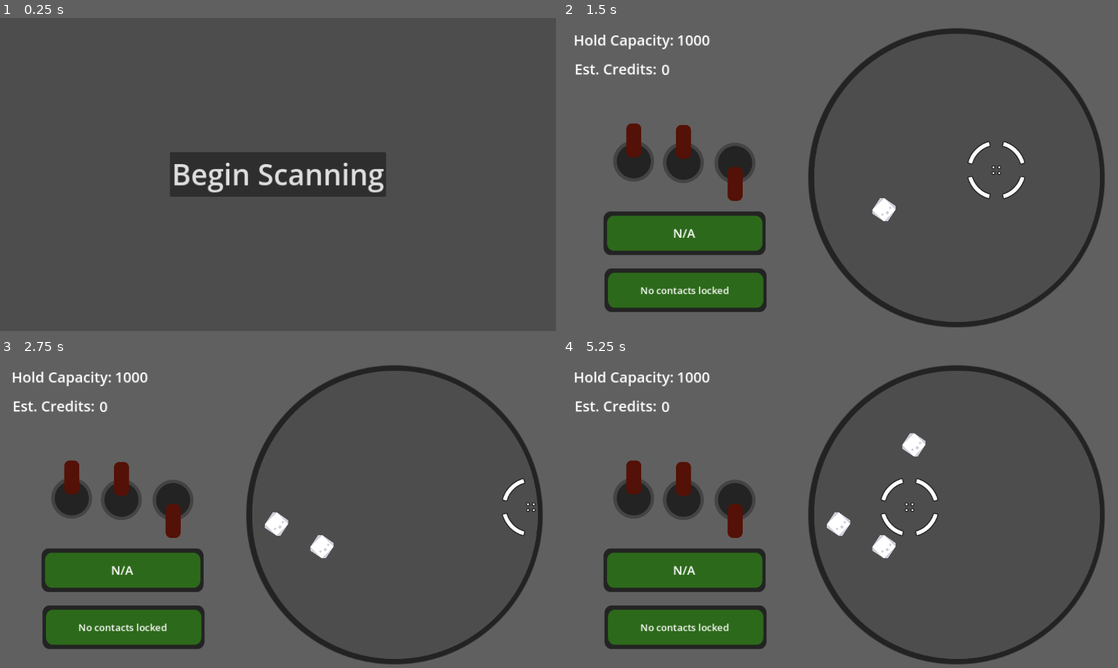
Above: before the commit, frames 1-4 (two rows, left to right).
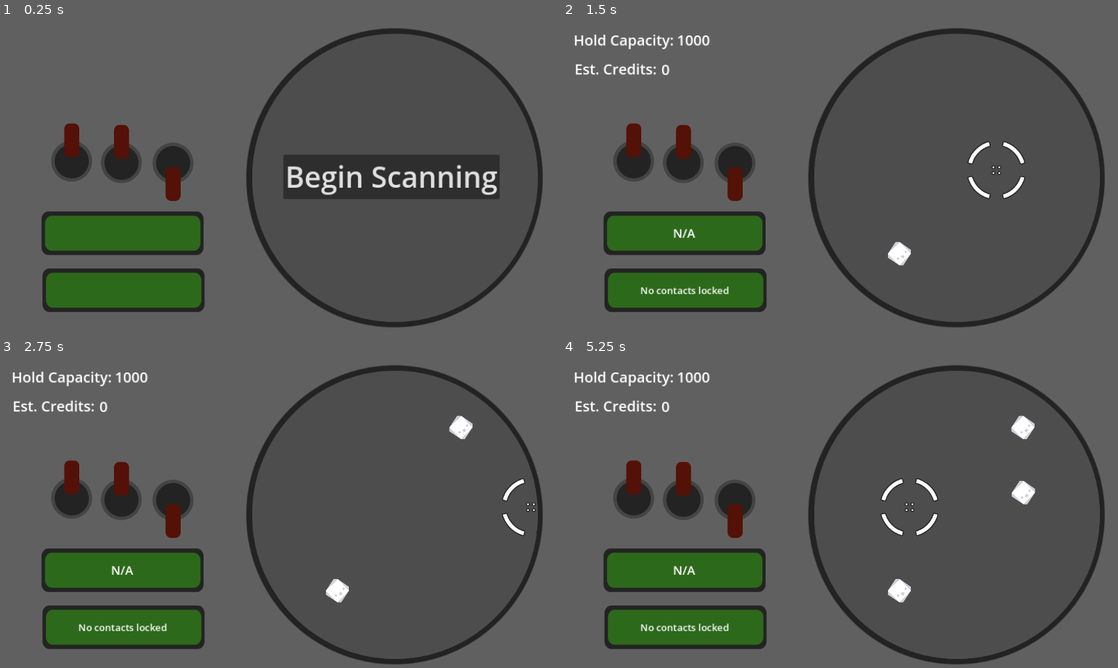
Above: after the commit, the same moments.

Repository: ubcs-io/simple_scanner
Game: Godot game, scene res://main.tscn
The game is run twice, just before and just after one commit, with the same random seed, the same clock (stepped at 60 frames per second) and the same inputs.
Inputs:
- Up to frame 1 (0.25 s): no input
- Up to frame 2 (1.5 s): click "Begin Scanning" at 0.5 s; tap Enter at 1.25 s; hold D (move_right) from 1.28 s (still down); hold Space (space) from 1.28 s (still down)
- Up to frame 3 (2.75 s): release D (move_right) at 2.03 s; release Space (space) at 2.03 s; hold S (move_down) from 2.03 s (still down); tap Space (space) at 2.1 s
- Up to frame 4 (5.25 s): tap Space (space) at 2.75, 3.6, 4.25, 5.1 s; release S (move_down) at 2.78 s; hold D (move_right) 2.78-3.53 s; hold Space (space) 2.78-3.53 s; tap Enter at 3.5 s; hold W (move_up) 3.53-4.28 s; hold Space (space) 4.28-5.03 s; hold A (move_left) from 4.28 s (still down)

The runs differ from the first frame. In frame 1, 19% of the frame differs, in the area x 7-98%, y 3-99%; in frame 2, 0.4%; in frame 3, 0.9%; in frame 4, 1.3%.
Error before the commit: Invalid operands 'String' and 'Nil' in operator 'in'. (res://main.gd:138)

Commit message:
Updates to contact varieties with subtypes

Diff:
--- a/contacts/asteroid.gd
+++ b/contacts/asteroid.gd
@@ -5,15 +5,28 @@
 var size
 var type
 var category
+var flavor_text
 
-func _ready() -> void:
+func _ready():
 	add_to_group("contacts")
-	value = randi_range(50, 100)
+
+	var available_types = [
+		[1,"Icy surface","The surface appears to be reflect visible light, likely an icy asteroid."],
+		[3,"Metallic core", "This contact has a solid radar signature and high mass, contents are likely metallic."],
+		[10,"Radioactive composition", "Picking up readings off the visible spectrum, this one seems to be emitting radiation."]
+	]
+
+	var encountered = available_types.pick_random()
+	var v_mod = encountered[0]
+	type = encountered[1]
+	flavor_text = encountered[2]
+
+	# Use the encountered value modifier plus the base range
+	value = randi_range(50, 100) * v_mod
 	size = randi_range(100, 150)
 	category = "asteroid"
-	var available_types = ["Icy surface", "Metallic core", "Radioactive composition"]
-	type = available_types.pick_random()
 
+	return flavor_text
 
 func _process(_delta: float) -> void:
 	pass
--- a/contacts/data.gd
+++ b/contacts/data.gd
@@ -5,14 +5,26 @@
 var size
 var type
 var category
+var flavor_text
 
 func _ready() -> void:
 	add_to_group("contacts")
-	value = randi_range(150, 300)
-	size = randi_range(10, 20)
+
+	var available_types = [
+		[1,"Faint signal","Hard to tell if something is really there, but could be worth scanning still."],
+		[5,"Unusual repeated pattern", "Human or otherwise, this appears to be a manufactured signal and worth logging."],
+		[9,"Unmapped radio broadcast", "A transmission that seems to be intentionally broadcast, though uncertain for whom."]
+	]
+
+	var encountered = available_types.pick_random()
+	var v_mod = encountered[0]
+	type = encountered[1]
+	flavor_text = encountered[2]
+
+	# Use the encountered value modifier plus the base range
+	value = randi_range(50, 100) * v_mod
+	size = randi_range(75, 125)
 	category = "data"
-	var available_types = ["Faint signal", "Unusual repeated pattern", "Unmapped radio broadcast"]
-	type = available_types.pick_random()
 
 func _process(_delta: float) -> void:
 	pass
--- a/contacts/object.gd
+++ b/contacts/object.gd
@@ -5,14 +5,26 @@
 var size
 var type
 var category
+var flavor_text
 
 func _ready() -> void:
 	add_to_group("contacts")
-	value = randi_range(50, 100)
+
+	var available_types = [
+		[1,"Scrap","Signals indicative of space junk. Might be something left by scavangers.  Maybe."],
+		[3,"Derelict satellite", "This satellite isn't in the logs anywhere, perhaps there's something to salvage from it."],
+		[15,"Abandoned cargo", "Signs of bundled cargo left adrift, could be worth a pretty penny."]
+	]
+
+	var encountered = available_types.pick_random()
+	var v_mod = encountered[0]
+	type = encountered[1]
+	flavor_text = encountered[2]
+
+	# Use the encountered value modifier plus the base range
+	value = randi_range(50, 100) * v_mod
 	size = randi_range(100, 150)
 	category = "object"
-	var available_types = ["Abandoned cargo", "Scrap", "Derelict satellite"]
-	type = available_types.pick_random()
 
 func _process(_delta: float) -> void:
 	pass
--- a/hud.gd
+++ b/hud.gd
@@ -3,7 +3,7 @@
 signal start_game
 
 func _ready() -> void:
-	$ScannerOverlay.hide()
+	#$ScannerOverlay.hide()
 	$Score_widget.hide()
 	$contact_info.hide()
 
@@ -29,8 +29,6 @@
 
 func _on_main_gameover() -> void:
 	$StartButton.show()
-	$ScannerOverlay.hide()
 	$Score_widget/Capacity.text = str(0)
 	$contact_info/contact_name.text = str("")
 	$contact_info/contact_message.text = str("")
-	#$Score_widget.hide()
--- a/hud.tscn
+++ b/hud.tscn
@@ -9,7 +9,6 @@
 script = ExtResource("1_uydfi")
 
 [node name="ScannerOverlay" type="Area2D" parent="."]
-visible = false
 
 [node name="ScannerPlate" type="Sprite2D" parent="ScannerOverlay"]
 position = Vector2(573.979, 328.75)
@@ -100,10 +99,10 @@
 anchor_top = 0.5
 anchor_right = 0.5
 anchor_bottom = 0.5
-offset_left = -224.0
-offset_top = -45.5
-offset_right = 224.0
-offset_bottom = 45.5
+offset_left = 11.0
+offset_top = -41.0
+offset_right = 459.0
+offset_bottom = 50.0
 grow_horizontal = 2
 grow_vertical = 2
 size_flags_horizontal = 4
--- a/main.gd
+++ b/main.gd
@@ -62,15 +62,12 @@
 
 	total_contacts = get_tree().get_nodes_in_group("contacts").size()
 	if total_contacts < max_contacts and at_menu == 0:
-
 		search_for_life = randi_range(1,signal_rate) / ship_speed
 		if search_for_life < 5:
-
 			var contact = randomize_encounters()
-
-			contact.position = Vector2(820 + randi_range(-275,275), 315 + randi_range(-275,275))
+			contact.position = Vector2(820 + randi_range(-220,220), 315 + randi_range(-220,220))
 			add_child(contact)
-			contact_server(contact.get_instance_id(), 1337, "detected", "A new contact has appeared", "update")
+			contact_server(contact.get_instance_id(), 1337, "detected", "A new contact has appeared", "update", contact.category, contact.type, contact.flavor_text)
 			$contact_new.play()
 
 func randomize_encounters():
@@ -94,7 +91,7 @@
 	var locked_contact = instance_from_id(int(contact_id))
 	credits = credits + locked_contact.value
 	capacity = capacity - locked_contact.size
-	contact_server(contact_id, 1337, "locked", "Contact locked", "update")
+	contact_server(contact_id, 1337, "locked", "Contact locked", "update",locked_contact.category, locked_contact.type, "The contact has been successfully locked")
 	$HUD.update_score(credits, capacity)
 
 	# This should move to be triggered by the cursor hit instead of lock
@@ -104,22 +101,33 @@
 		get_tree().call_group("contacts", "queue_free")
 
 func server_heartbeat_timeout():
-	var heartbeat = contact_server(1, 1337, "none", "none", "sync")
+	var heartbeat = contact_server(1, 1337, "none", "none", "sync", "none", "none", "none")
 
-func contact_server(id, session, status, message, event_type):
-	contact_id = str(id)
-	session = str(session)
-	status = status.uri_encode()
-	message = message.uri_encode()
+func contact_server(id, session, status, message, event_type, category, type, flavor_text):
+	#contact_id = str(id)
+	#session = str(session)
+	#status = status.uri_encode()
+	#message = message.uri_encode()
+	#type = type.uri_encode()
+	#flavor_text = flavor_text.uri_encode()
 
-#	# This one gets mad about initializing
-	#var params = request.HTTPClient.query_string_from_dict(fields)
+	var fields = {"id": str(id),
+		"session": str(session),
+		"status": status,
+		"message": message,
+		"type": type,
+		"category": category,
+		"flavor_text": flavor_text,
+		"event_type": event_type
+	}
+
+	var client = HTTPClient.new()
+	var params = client.query_string_from_dict(fields)
 
 	headers = ["Content-type: application/json"]
 	var url = root_url
-	var params = ""
-	params = "id="+contact_id+"&session="+session+"&event_type="+event_type+"&status="+status+"&source="+source+"&message="+message
 
+	print(params)
 	url = url + params
 	var send_request = request.request(
 		url, headers, HTTPClient.METHOD_GET)
@@ -135,17 +143,18 @@
 	update_game(json)
 
 func update_game(heartbeat):
-	if 'status' in heartbeat && heartbeat.status == "locked" && at_menu == 0:
-		if !locked_contacts.has(str(heartbeat.id)):
-			print(locked_contacts)
-			print("Remove by remote " + str(heartbeat.id))
-			$cursor.lock_contact_by_id(heartbeat.id)
+	print(heartbeat)
+	#print(instance_from_id(int(heartbeat.id)))
+	#if 'status' in heartbeat && heartbeat.status == "locked" && at_menu == 0:
+		#if !locked_contacts.has(str(heartbeat.id)) && instance_from_id(int(heartbeat.id)) != null:
+			#print("Remove by remote " + str(heartbeat.id))
+			#$cursor.lock_contact_by_id(heartbeat.id)
 
 # Game start/end methods
 func new_game():
 	#score = 0
 	at_menu = 0
-	contact_server(1, 1337, "none", "Scanner warming up", "update")
+	contact_server(1, 1337, "none", "Scanner warming up", "update", "none", "none", "none")
 	$cursor.start($StartPosition.position)
 
 func _on_gameover():
@@ -155,4 +164,4 @@
 	locked_contacts = []
 	at_menu = 1
 	await get_tree().create_timer(2.0).timeout
-	contact_server(1, 1337, "none", "No contacts present", "update")
+	contact_server(1, 1337, "none", "No contacts present", "update", "none", "none", "none")
